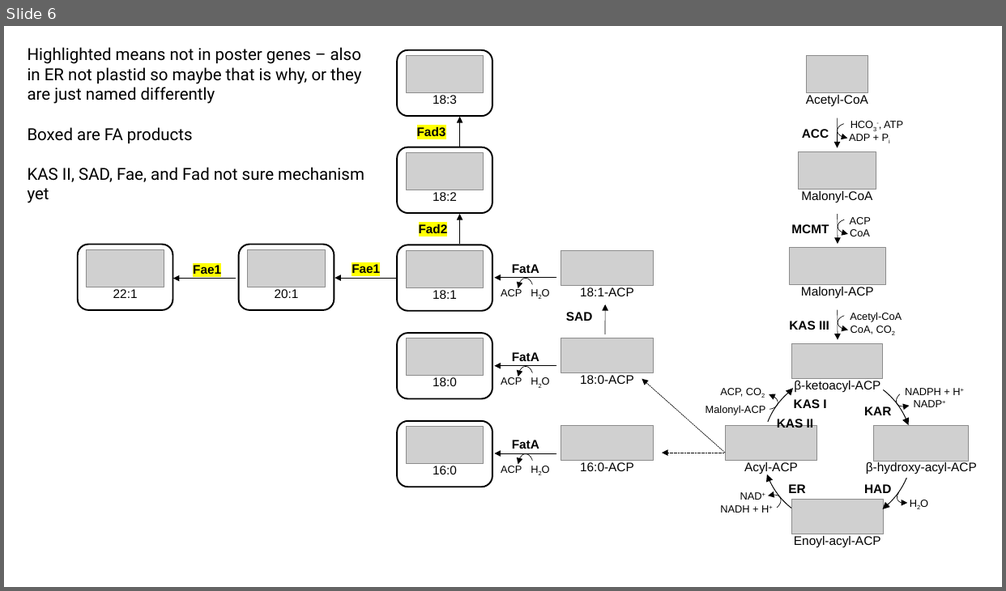
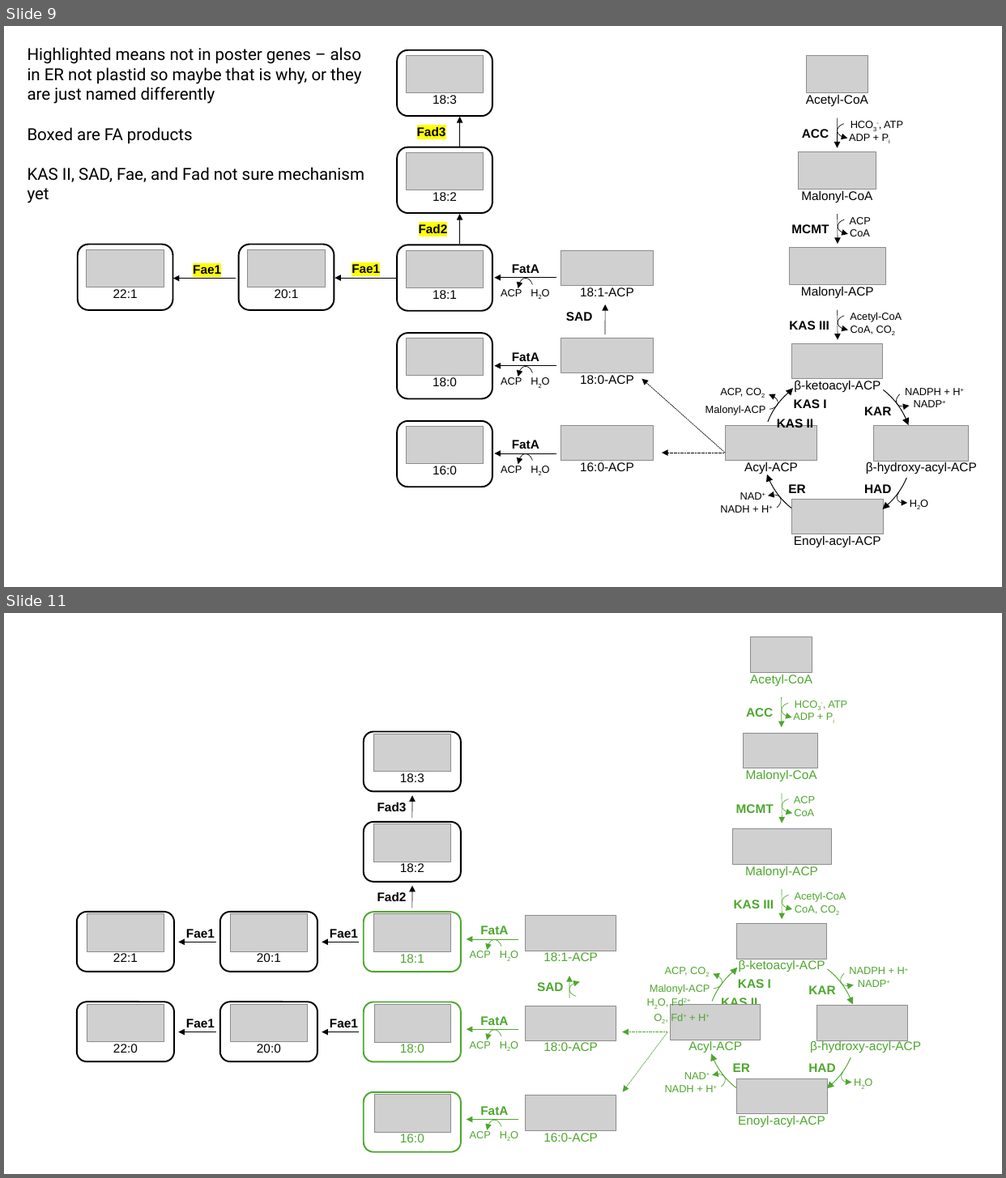
Before and after one commit to annette-thompson/modeling-and-simulations, a slide deck: Matlab Current Projects/Pennycress FAS/FAS Diagram.pptx. Shown one above the other, each under a label of ours: slide 6 before the commit, slides 9 and 11 after it; the slides between them are not shown. The pictures are 1006x591 and 1006x1178 pixels, drawn with LibreOffice and Linux fonts; fonts in the diff are those of the drawing; grey boxes stand for pictures. Boxes give left, top, right and bottom in pixels: in the first picture for what was removed or moved away, otherwise in the second. Text is boxed around its words. In the diff, an @@ line names an element or a change of style, - is before the commit and + after.

```diff
--- a/Matlab Current Projects/Pennycress FAS/FAS Diagram.pptx
+++ b/Matlab Current Projects/Pennycress FAS/FAS Diagram.pptx
@@ slide 11 added at box(4, 613, 1002, 1174), background #FFFFFF @@
@@ group added at box(77, 637, 921, 1152): 58 texts, 19 pictures, 15 arrows, 11 arc (boxed as its full ellipse)s, 9 rounded rectangles, 4 rectangles, 4 triangles, 2 ellipses @@
+Malonyl-ACP
+Malonyl-CoA
+Acetyl-CoA
+ACC
+HCO3-, ATP
+ADP + Pi
+MCMT
+ACP
+CoA
+KAS III
+Acetyl-CoA
+CoA, CO2
+β-ketoacyl-ACP
+Enoyl-acyl-ACP
+NADPH + H+
+NADP+
+KAR
+β-hydroxy-acyl-ACP
+Acyl-ACP
+H2O
+HAD
+NADH + H+
+NAD+
+ER
+SAD
+16:0-ACP
+FatA
+ACP
+H2O
+16:0
+18:3
+Malonyl-ACP
+ACP, CO2
+KAS I
+KAS II
+18:0-ACP
+18:0
+FatA
+ACP
+H2O
+18:1-ACP
+18:1
+FatA
+ACP
+H2O
+Fad2
+Fad3
+Fae1
+22:1
+20:1
+18:2
+Fae1
+Fae1
+22:0
+20:0
+Fae1
+O2, Fd+ + H+
+H2O, Fd2+
@@ what was slide 6 is now slide 9 @@
```
Also in this commit, not shown: 2 slides changed, 3 other slides added, 46 other files.
